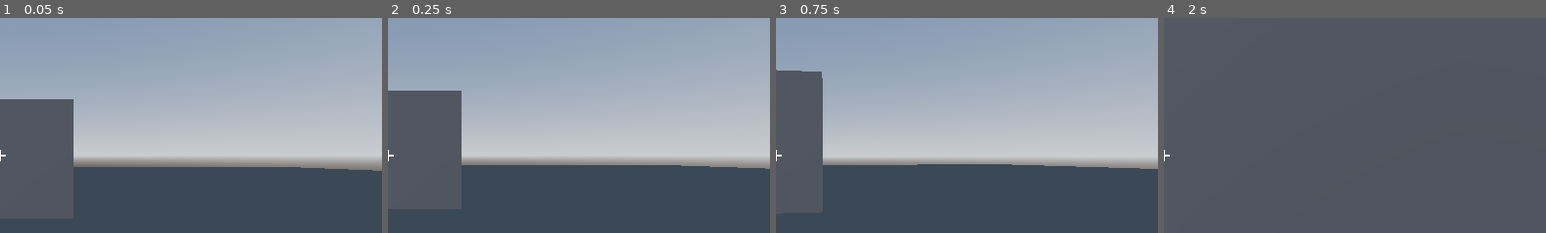
Above: before the commit, frames 1-4 (left to right).
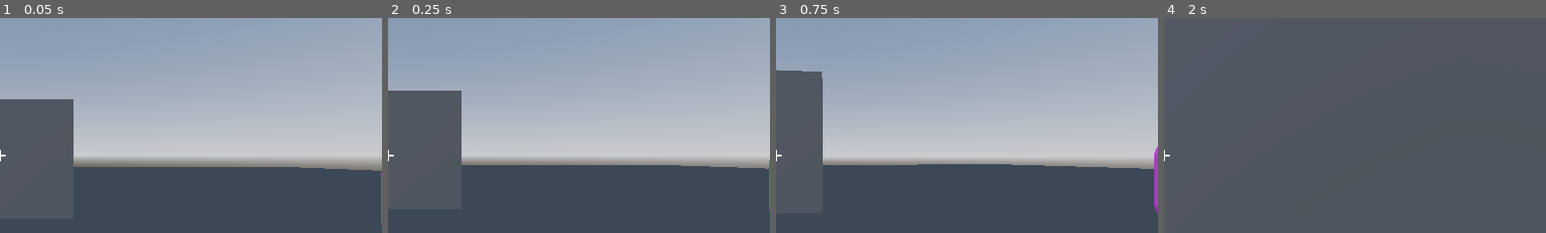
Above: after the commit, the same moments.

Repository: c-dez/playground
Game: Godot game, scene res://scenes/levels/test_level.tscn
Two runs of this game, one before a commit and one after it. Both use one fixed random seed, a clock stepped at 60 frames per second and the inputs below.
Inputs (mouse positions are % of the whole screen's width and height, from its top left):
- Up to frame 1 (0.05 s): no input
- Up to frame 2 (0.25 s): no input
- Up to frame 3 (0.75 s): move the mouse to (55, 50) at 0.52 s; hold W (forward) from 0.53 s (still down); click (55, 50) at 0.6 s
- Up to frame 4 (2 s): keep holding W (forward); right-click (55, 50) at 0.8 s; move the mouse to (45, 50) at 1.27 s; right-click (45, 50) at 1.35 s; click (45, 50) at 1.55 s
The pictures show only the part of the screen within x 50-100%, y 18-68%; the shares and areas given below are measured in that part.

The runs differ from the first frame. In frame 1, less than 0.1% of the frame differs, in the area x 99-100%, y 72-97%; in frame 2, less than 0.1%; in frame 3, 0.3%, in the area x 99-100%, y 60-92%; in frame 4, nothing differs.

Commit message:
creado shooting_manager

Diff:
--- a/globals/player_input.gd
+++ b/globals/player_input.gd
@@ -5,6 +5,8 @@
 
 const BUTTONS: Dictionary = {
 	"space": "space",
+	"left_mb": "left_mb",
+	"right_mb": "right_mb",
 }
 
 
@@ -29,3 +31,7 @@
 	add_child(_jump_buffer_timer)
 	_jump_buffer_timer.autostart = false
 	_jump_buffer_timer.one_shot = true
+
+
+func left_mb() -> bool:
+	return Input.is_action_just_pressed(BUTTONS["left_mb"])
--- a/scenes/levels/test_level.tscn
+++ b/scenes/levels/test_level.tscn
@@ -1,6 +1,7 @@
-[gd_scene load_steps=6 format=3 uid="uid://unw31vd7gc8f"]
+[gd_scene load_steps=7 format=3 uid="uid://unw31vd7gc8f"]
 
 [ext_resource type="PackedScene" uid="uid://c4yas41fxgspe" path="res://scenes/player/player.tscn" id="1_jbqir"]
+[ext_resource type="PackedScene" uid="uid://chu8vp1yer2k5" path="res://scenes/test/enemy/base_enemy.tscn" id="2_yautc"]
 
 [sub_resource type="ProceduralSkyMaterial" id="ProceduralSkyMaterial_jbqir"]
 sky_horizon_color = Color(0.66224277, 0.6717428, 0.6867428, 1)
@@ -35,3 +36,6 @@
 
 [node name="Player" parent="." instance=ExtResource("1_jbqir")]
 transform = Transform3D(1, 0, 0, 0, 1, 0, 0, 0, 1, 0, 2, 0)
+
+[node name="BaseEnemy" parent="." instance=ExtResource("2_yautc")]
+transform = Transform3D(1, 0, 0, 0, 1, 0, 0, 0, 1, 9, 1.5, -6)
--- a/scenes/player/control.gd
+++ b/scenes/player/control.gd
@@ -1,4 +1,5 @@
 extends Control
+# croshair
 
 func _draw():
     var crossHair_size := 10
--- a/scenes/player/player.tscn
+++ b/scenes/player/player.tscn
@@ -1,8 +1,9 @@
-[gd_scene load_steps=8 format=3 uid="uid://c4yas41fxgspe"]
+[gd_scene load_steps=9 format=3 uid="uid://c4yas41fxgspe"]
 
 [ext_resource type="Script" uid="uid://7tqgmjjd126m" path="res://scenes/player/player.gd" id="1_8afob"]
 [ext_resource type="Script" uid="uid://wg55cpxvjljq" path="res://scenes/player/camera.gd" id="2_dovo2"]
 [ext_resource type="Script" uid="uid://bfdcs8j8pu05q" path="res://scenes/player/control.gd" id="3_gmlin"]
+[ext_resource type="Script" uid="uid://yowwp0hkig27" path="res://scenes/player/shooting_manager.gd" id="5_p47bc"]
 
 [sub_resource type="CapsuleShape3D" id="CapsuleShape3D_x7p2l"]
 
@@ -41,3 +42,10 @@
 [node name="PlayerCamera" type="Camera3D" parent="."]
 transform = Transform3D(1, 0, 0, 0, 1, 0, 0, 0, 1, 0, 0.49333978, 0)
 script = ExtResource("2_dovo2")
+
+[node name="ShootingManager" type="Node3D" parent="." node_paths=PackedStringArray("camera")]
+script = ExtResource("5_p47bc")
+camera = NodePath("../PlayerCamera")
+
+[node name="ShootingRayCast" type="RayCast3D" parent="ShootingManager"]
+target_position = Vector3(0, 0, -20)
--- /dev/null
+++ b/scenes/player/shooting_manager.gd
@@ -0,0 +1,35 @@
+extends Node3D
+class_name ShootingManager
+
+var target_enemy: CharacterBody3D
+var target_collision_point: Vector3
+
+@export var camera: Camera3D
+@onready var ray_cast: RayCast3D = get_node("ShootingRayCast")
+
+func _ready() -> void:
+	pass
+
+func _process(_delta: float) -> void:
+	_set_tranform()
+	shoot()
+
+
+func shoot() -> void:
+	if PlayerInput.left_mb():
+		if ray_cast.is_colliding():
+			target_collision_point = ray_cast.get_collision_point()
+		else:
+			target_collision_point = Vector3.ZERO
+
+		if ray_cast.get_collider() is CharacterBody3D:
+			target_enemy = ray_cast.get_collider()
+
+		if target_enemy is CharacterBody3D:
+			print(target_enemy.get_node('Stats').health)
+
+
+## usa el tranforn de camera  como el propio
+func _set_tranform() -> void:
+	position = camera.position
+	rotation = camera.rotation
--- /dev/null
+++ b/scenes/test/enemy/base_enemy.tscn
@@ -0,0 +1,22 @@
+[gd_scene load_steps=5 format=3 uid="uid://chu8vp1yer2k5"]
+
+[ext_resource type="Script" uid="uid://b141mvbnbln2f" path="res://scenes/test/enemy/stats.gd" id="1_xcvv6"]
+
+[sub_resource type="CapsuleShape3D" id="CapsuleShape3D_8oodc"]
+
+[sub_resource type="StandardMaterial3D" id="StandardMaterial3D_34hri"]
+albedo_color = Color(1, 0.39215687, 1, 1)
+
+[sub_resource type="CapsuleMesh" id="CapsuleMesh_iyu4q"]
+material = SubResource("StandardMaterial3D_34hri")
+
+[node name="BaseEnemy" type="CharacterBody3D" groups=["enemy"]]
+
+[node name="CollisionShape3D" type="CollisionShape3D" parent="."]
+shape = SubResource("CapsuleShape3D_8oodc")
+
+[node name="MeshInstance3D" type="MeshInstance3D" parent="CollisionShape3D"]
+mesh = SubResource("CapsuleMesh_iyu4q")
+
+[node name="Stats" type="Node" parent="."]
+script = ExtResource("1_xcvv6")
--- /dev/null
+++ b/scenes/test/enemy/stats.gd
@@ -0,0 +1,5 @@
+extends Node
+class_name Stats
+
+
+@export var health:int = 100
Not shown, added: scenes/player/shooting_manager.gd.uid
Not shown, added: scenes/test/enemy/stats.gd.uid
